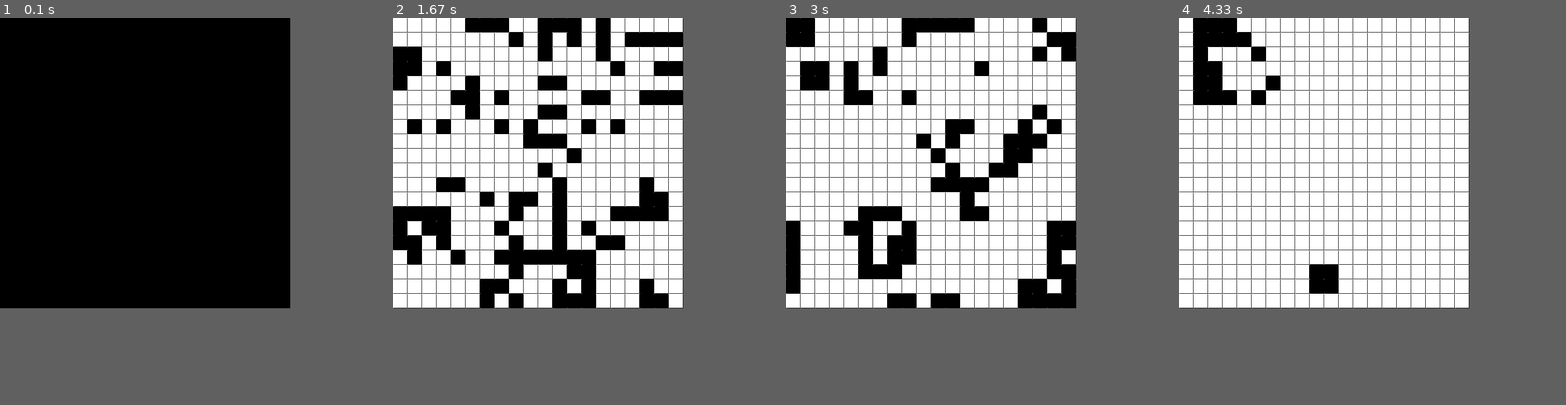
Above: before the commit, frames 1-4 (left to right).
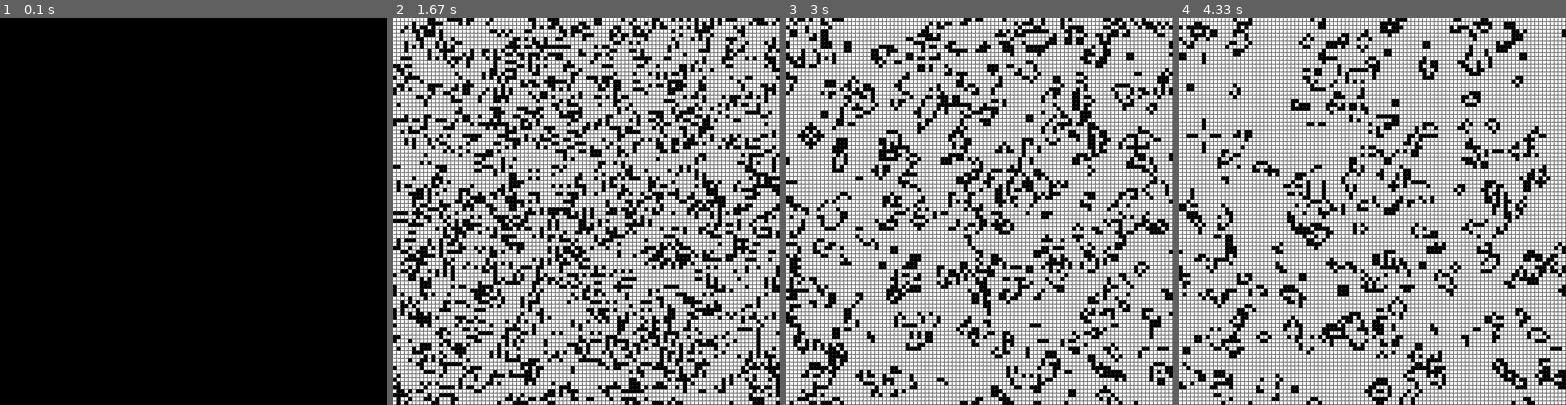
Above: after the commit, the same moments.

Repository: LittleFinchy/mini-pygames
Game: pygame game, started from game_of_life/main.py
Same seed, same stepped clock (60 frames per second), same inputs: the game is played once before the commit and once after it.
Inputs (mouse positions are in pixels of both pictures, inside the frame that each line leads up to):
- Up to frame 1 (0.1 s): no input
- Up to frame 2 (1.67 s): press the mouse at (586, 238) at 0.37 s; move the mouse to (540, 226) at 0.47 s; release the mouse at (493, 215) at 0.6 s; click (625, 296) at 0.8 s; click (729, 346) at 1.2 s; tap Enter at 1.47 s
- Up to frame 3 (3 s): tap Enter at 1.87, 2.27, 2.67 s
- Up to frame 4 (4.33 s): tap Enter every 0.4 s from 3.07 to 4.27 s
In our replay, the window is 600x600 before the commit and 800x800 after it. These sizes can differ from the game's own. Grey fills any space a smaller window leaves; there, only what the larger window draws over its background counts as a difference.

The runs differ from the first frame. In frame 1, only the window size differs. In frame 2, 46% of the frame differs, in the area x 0-100%, y 0-100%; in frame 3, 42%; in frame 4, 36%.

Commit message:
general update

Diff:
--- a/curve_table/main.py
+++ b/curve_table/main.py
@@ -15,7 +15,7 @@
 
 
 ### make grid --> fill grid with shapes
-gridSize = (10,10)
+gridSize = (6,6)
 grid = Grid(gridSize)
 
 run = True
@@ -31,8 +31,8 @@
         if event.type == pygame.MOUSEBUTTONUP:
             grid = Grid(gridSize)
 
-    if grid.delta >= 2 * math.pi:
-        grid = Grid(gridSize)
+    # if grid.delta >= 2 * math.pi:
+    #     grid = Grid(gridSize)
 
     grid.show(win)
     grid.update()
--- a/game_of_life/grid.py
+++ b/game_of_life/grid.py
@@ -3,9 +3,8 @@
 from cell import Cell
 
 class Grid:
-    def __init__(self, cols, rows):
-        self.cols = cols
-        self.rows = rows
+    def __init__(self, size):
+        self.cols, self.rows = size
         self.x_spacing = pygame.display.get_surface().get_size()[0] / self.cols
         self.y_spacing = pygame.display.get_surface().get_size()[1] / self.rows
 
@@ -21,10 +20,8 @@
                 num = self.countNeighbors(i, j)
                 if self.cells[i][j].s == 0 and num == 3:
                     self.cells[i][j].n = 1
-                    #print(i,j, 'live', num)
                 elif self.cells[i][j].s == 1 and (num < 2 or num > 3):
                     self.cells[i][j].n = 0
-                    #print(i,j, 'dead', num)
                 else:
                     self.cells[i][j].n = self.cells[i][j].s
 
--- a/game_of_life/main.py
+++ b/game_of_life/main.py
@@ -6,7 +6,7 @@
 os.environ['SDL_VIDEO_CENTERED']='1'
 pygame.init()
 
-width, height = 600, 600
+width, height = 800, 800
 fps = 10
 win = pygame.display.set_mode((width,height))
 clock = pygame.time.Clock()
@@ -15,8 +15,8 @@
 WHITE = (255,255,255)
 BLACK = (0,0,0)
 
-
-grid = Grid(50,50)
+gridSize = (100,100)
+grid = Grid(gridSize)
 
 run = True
 slow = False
@@ -37,7 +37,7 @@
                 grid.update()
 
         if event.type == pygame.MOUSEBUTTONUP:
-            grid = Grid(20,20)
+            grid = Grid(gridSize)
 
 
     grid.show(win)
--- a/purp_rain/main.py
+++ b/purp_rain/main.py
@@ -7,6 +7,7 @@
 
 win = pygame.display.set_mode((1200,600))
 clock = pygame.time.Clock()
+fps = 60
 
 RED = (20,0,0)
 NUM_OF_DROPS = 1200
@@ -24,6 +25,7 @@
 show_umb = False
 run = True
 while run:
+    clock.tick(fps)
 
     for i in range(NUM_OF_DROPS):
         all_drops[i].fall()
